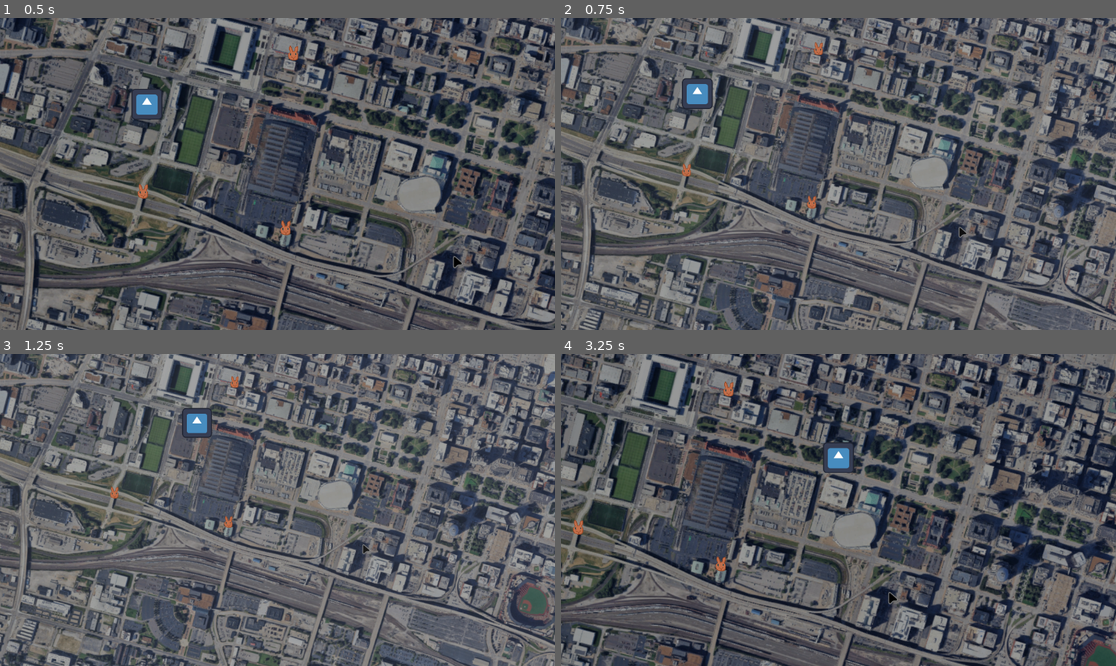
Above: before the commit, frames 1-4 (two rows, left to right).
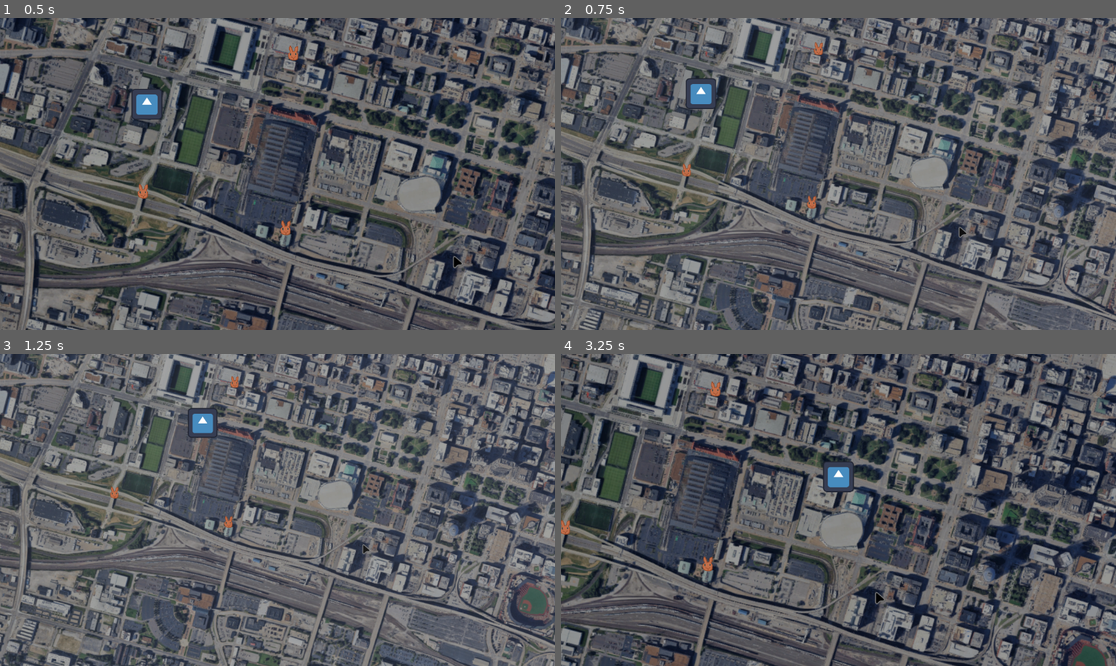
Above: after the commit, the same moments.

Repository: lupuchard/becky-game
Game: Godot game, scene res://world.tscn
The game is run twice, just before and just after one commit, with the same random seed, the same clock (stepped at 60 frames per second) and the same inputs. The engine's default icon, where the game draws it, is replaced by a stand-in: a white triangle on a blue panel in a dark square.
Inputs:
- Up to frame 1 (0.5 s): no input
- Up to frame 2 (0.75 s): tap Enter at 0.5 s; hold D (move_right) from 0.53 s (still down); hold Space (fly) from 0.53 s (still down)
- Up to frame 3 (1.25 s): keep holding D (move_right); keep holding Space (fly)
- Up to frame 4 (3.25 s): release D (move_right) at 1.28 s; release Space (fly) at 1.28 s; hold S (move_down) 1.28-2.03 s; tap Space (fly) at 1.35, 2.85 s; hold D (move_right) 2.03-2.78 s; hold Space (fly) 2.03-2.78 s; hold W (move_up) from 2.78 s (still down)

Frame 1 is identical in both runs. In frame 2, 0.3% of the frame differs, in the area x 21-29%, y 19-30%; in frame 3, 0.3%; in frame 4, 64%, in the area x 0-100%, y 0-100%.

Commit message:
enemy spawning and death effect

Diff:
--- a/Enemies/TestEnemy.tscn
+++ b/Enemies/TestEnemy.tscn
@@ -8,9 +8,11 @@
 
 [node name="TestEnemy" type="StaticBody2D" unique_id=1629057451]
 script = ExtResource("1_5xdy1")
+max_speed = 50.0
+accel = 500.0
 metadata/_custom_type_script = "uid://r6wflmh8dtf0"
 
-[node name="Bnuy" type="Sprite2D" parent="." unique_id=1715504409]
+[node name="Sprite" type="Sprite2D" parent="." unique_id=1715504409]
 position = Vector2(-1, -4)
 texture = ExtResource("2_83x8t")
 
--- a/Scripts/becky.gd
+++ b/Scripts/becky.gd
@@ -1,11 +1,11 @@
 extends Node2D
 class_name Becky
 
-const MAX_SPEED := 100.0
-const ACCEL := 500.0
+const MAX_SPEED := 200.0
+const ACCEL := 1000.0
 const SHOOT_COOLDOWN := 0.2
 const FLY_TRANSITION_TIME := 0.3
-const FLY_SPEEDUP := 4.0
+const FLY_SPEEDUP := 2.0
 
 var vel: Vector2 = Vector2.ZERO
 var shoot_dir: Vector2 = Vector2.ZERO
@@ -33,7 +33,7 @@
 	elif Input.is_action_pressed("shoot_left"):
 		shooting = true
 		shoot_dir.x = -1.0
-	elif shoot_dir.y != 0.0:
+	else:
 		shoot_dir.x = 0.0
 
 	if Input.is_action_pressed("shoot_down"):
@@ -42,7 +42,7 @@
 	elif Input.is_action_pressed("shoot_up"):
 		shooting = true
 		shoot_dir.y = -1.0
-	elif shoot_dir.x != 0.0:
+	else:
 		shoot_dir.y = 0.0
 
 	if shoot_cooldown > 0.0:
--- a/Scripts/enemy.gd
+++ b/Scripts/enemy.gd
@@ -1,19 +1,79 @@
 extends StaticBody2D
 class_name Enemy
 
+@onready var sprite: Sprite2D = $Sprite
+
 @export var health: float = 1.0
+@export var max_speed: float = 1.0
+@export var accel: float = 10.0
+
+@export var possible_paths: Array[Path2D]
+
+var path0: Curve2D
+var path1: Curve2D
+var path_preference: float = 0.0
+var path_distance: float = 0.0
+var path_length: float = 0.0
+var speed: float = 0.0
+var going_back: bool = false
+
+var damage_tween: Tween
 
 func _ready():
 	collision_layer = 2
 	collision_mask = 1
 
+	if possible_paths.size() > 0:
+		pick_random_path()
+
 func _process(delta: float):
-	pass
+	if is_dead() || path0 == null: return
+
+	speed = min(speed + accel * delta, max_speed)
+	path_distance += speed * delta
+	if path_distance >= path_length:
+		if going_back:
+			die()
+		else:
+			speed = 0.0
+			going_back = true
+			pick_random_path()
+	else:
+		update_position()
+
+func pick_random_path():
+	path0 = possible_paths.pick_random().curve
+	for i in range(0, 3):
+		path1 = possible_paths.pick_random().curve
+		if path1 != path0:
+			break
+	path_preference = randf()
+	path_length = lerp(path0.get_baked_length(), path1.get_baked_length(), path_preference)
+	path_distance = 0.0
+	update_position()
+
+func update_position():
+	var dist = path_distance / path_length
+	if going_back: dist = 1.0 - dist
+	var point1 = path0.sample_baked(dist * path0.get_baked_length())
+	var point2 = path1.sample_baked(dist * path1.get_baked_length())
+	global_position = lerp(point1, point2, path_preference)
 
 func take_damage(damage: float):
 	health -= damage
-	if health <= 0:
+	if is_dead():
 		die()
+	else:
+		sprite.modulate = Color(1.0, 0.5, 0.5)
+		damage_tween = create_tween()
+		damage_tween.tween_property(sprite, "modulate", Color.WHITE, 0.3)
 
 func die():
-	queue_free()
+	collision_layer = 0
+	collision_mask = 0
+	sprite.modulate = Color(1.0, 0.0, 0.0)
+	damage_tween = create_tween()
+	damage_tween.tween_property(sprite, "modulate", Color(1.0, 0.0, 0.0, 0.0), 0.3)
+
+func is_dead():
+	return health <= 0
--- /dev/null
+++ b/Scripts/round_segment.gd
@@ -0,0 +1,8 @@
+extends Node
+class_name RoundSegment
+
+@export var enemy: PackedScene
+@export var amount: int = 1
+@export var seconds_between: float
+@export var simultaneous: bool = false
+@export var paths: Array[Path2D]
--- /dev/null
+++ b/Scripts/spawner.gd
@@ -0,0 +1,73 @@
+extends Node2D
+class_name Spawner
+
+var round_segments: Array[RoundSegment]
+var next_segment: int = 0
+
+var current_segments: Array[RoundSegment]
+var current_segment_spawned: Array[int]
+var current_segment_times: Array[float]
+
+func _ready():
+	pass
+
+func set_round(new_round: Node):
+	round_segments.clear()
+	current_segments.clear()
+	current_segment_times.clear()
+
+	for child in new_round.get_children():
+		if child is RoundSegment:
+			round_segments.push_back(child)
+
+	if round_segments.size() > 0:
+		current_segments.push_back(round_segments[0])
+		current_segment_spawned.push_back(0)
+		current_segment_times.push_back(0)
+		next_segment = 1
+
+func _process(delta: float):
+	if round_segments.size() == 0:
+		return
+
+	for i in range(current_segments.size() - 1, -1, -1):
+		if current_segment_spawned[i] >= current_segments[i].amount:
+			current_segments.remove_at(i)
+			current_segment_spawned.remove_at(i)
+			current_segment_times.remove_at(i)
+
+	if current_segments.size() == 0:
+		end_round()
+		return
+
+	for i in range(0, current_segments.size()):
+		var segment = current_segments[i]
+		current_segment_times[i] += delta
+		if current_segment_times[i] > (current_segment_spawned[i] + 1) * segment.seconds_between:
+			spawn_from(segment)
+			current_segment_spawned[i] += 1
+
+	if current_segment_spawned.back() >= current_segments.back().amount and !current_segments.back().simultaneous:
+		push_next_segment()
+
+
+func push_next_segment():
+	if next_segment >= round_segments.size():
+		return
+
+	current_segments.push_back(round_segments[next_segment])
+	current_segment_spawned.push_back(0)
+	current_segment_times.push_back(0)
+	next_segment = 1
+
+	if current_segments.back().simultaneous:
+		push_next_segment()
+
+func spawn_from(segment: RoundSegment):
+	if segment.enemy == null: return
+	var new_enemy: Enemy = segment.enemy.instantiate()
+	new_enemy.possible_paths = segment.paths
+	get_parent().add_child(new_enemy)
+
+func end_round():
+	round_segments.clear()
--- /dev/null
+++ b/Scripts/world.gd
@@ -0,0 +1,7 @@
+extends Node2D
+class_name World
+
+@onready var spawner: Spawner = $Spawner
+
+func _ready():
+	spawner.set_round($Rounds/Round1)
--- a/world.tscn
+++ b/world.tscn
@@ -1,15 +1,37 @@
 [gd_scene format=3 uid="uid://cqarhjdschw61"]
 
 [ext_resource type="Texture2D" uid="uid://1wotvcqwjf7y" path="res://Assets/stlouis.png" id="1_036b0"]
+[ext_resource type="Script" uid="uid://dnxwujkvesuyq" path="res://Scripts/world.gd" id="1_gbfbk"]
 [ext_resource type="Script" uid="uid://dwcmiih07jwfd" path="res://Scripts/camera.gd" id="2_dwbse"]
 [ext_resource type="Script" uid="uid://c0eti6l0haml2" path="res://Scripts/becky.gd" id="2_tlwt5"]
 [ext_resource type="Texture2D" uid="uid://citqc3djyupwv" path="res://Assets/icon.svg" id="3_tlwt5"]
 [ext_resource type="PackedScene" uid="uid://c11e4oti6gie5" path="res://Enemies/TestEnemy.tscn" id="5_036b0"]
+[ext_resource type="Script" uid="uid://b7ensqc5ji3bt" path="res://Scripts/spawner.gd" id="6_dwbse"]
+[ext_resource type="Script" uid="uid://bg3fuwbfsrid0" path="res://Scripts/round_segment.gd" id="7_pkg7o"]
 
 [sub_resource type="QuadMesh" id="QuadMesh_036b0"]
 size = Vector2(2000, 1000)
 
+[sub_resource type="Curve2D" id="Curve2D_036b0"]
+_data = {
+"points": PackedVector2Array(0, 0, 0, 0, 1800, 505, 346.3205, 140.9667, -346.3205, -140.9667, 1312, 160, 330.77942, -68.08219, -330.77942, 68.08219, 510, 111, 0, 0, 0, 0, 92, 490)
+}
+point_count = 4
+
+[sub_resource type="Curve2D" id="Curve2D_dwbse"]
+_data = {
+"points": PackedVector2Array(0, 0, 0, 0, 1800, 505, 293.76407, -99.924866, -293.76407, 99.924866, 1484, 790, 253.94438, 105.18407, -253.94438, -105.18407, 450, 777, 0, 0, 0, 0, 92, 490)
+}
+point_count = 4
+
+[sub_resource type="Curve2D" id="Curve2D_pkg7o"]
+_data = {
+"points": PackedVector2Array(0, 0, 0, 0, 1800, 505, 36.814423, -5.2592034, -36.814423, 5.2592034, 1487, 329, 66.86701, -2.2539444, -66.86701, 2.2539444, 1262, 617, 81.14199, 3.005259, -81.14199, -3.005259, 1054, 263, 64.61307, 0.75131476, -64.61307, -0.75131476, 667, 656, 81.14199, 15.026295, -81.14199, -15.026295, 452, 263, 0, 0, 0, 0, 92, 490)
+}
+point_count = 7
+
 [node name="World" type="Node2D" unique_id=2120518854]
+script = ExtResource("1_gbfbk")
 
 [node name="Stlouis" type="Sprite2D" parent="." unique_id=1409619830]
 modulate = Color(0.62, 0.62, 0.62, 1)
@@ -45,3 +67,29 @@
 
 [node name="TestEnemy3" parent="." unique_id=814571854 instance=ExtResource("5_036b0")]
 position = Vector2(593, 439)
+
+[node name="Paths" type="Node2D" parent="." unique_id=1384284802]
+
+[node name="HighPath" type="Path2D" parent="Paths" unique_id=70440228]
+curve = SubResource("Curve2D_036b0")
+
+[node name="LowPath" type="Path2D" parent="Paths" unique_id=1451626691]
+curve = SubResource("Curve2D_dwbse")
+
+[node name="WavyPath" type="Path2D" parent="Paths" unique_id=1245087611]
+curve = SubResource("Curve2D_pkg7o")
+
+[node name="Rounds" type="Node" parent="." unique_id=261985347]
+
+[node name="Round1" type="Node" parent="Rounds" unique_id=1623087036]
+
+[node name="RoundSegment" type="Node" parent="Rounds/Round1" unique_id=1071763997 node_paths=PackedStringArray("paths")]
+script = ExtResource("7_pkg7o")
+enemy = ExtResource("5_036b0")
+amount = 5
+seconds_between = 1.0
+paths = [NodePath("../../../Paths/HighPath"), NodePath("../../../Paths/LowPath"), NodePath("../../../Paths/WavyPath")]
+metadata/_custom_type_script = "uid://bg3fuwbfsrid0"
+
+[node name="Spawner" type="Node2D" parent="." unique_id=610224940]
+script = ExtResource("6_dwbse")
Not shown, added: Scripts/round_segment.gd.uid
Not shown, added: Scripts/spawner.gd.uid
Not shown, added: Scripts/world.gd.uid
